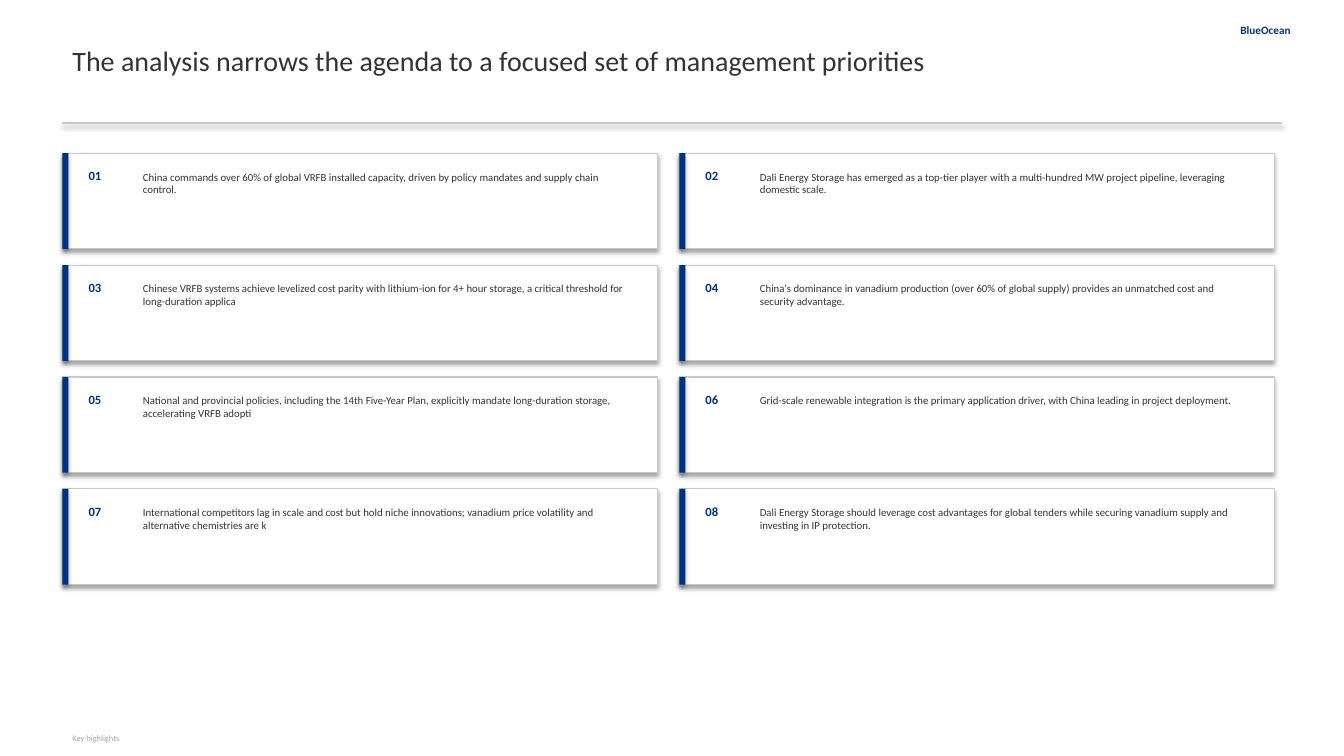
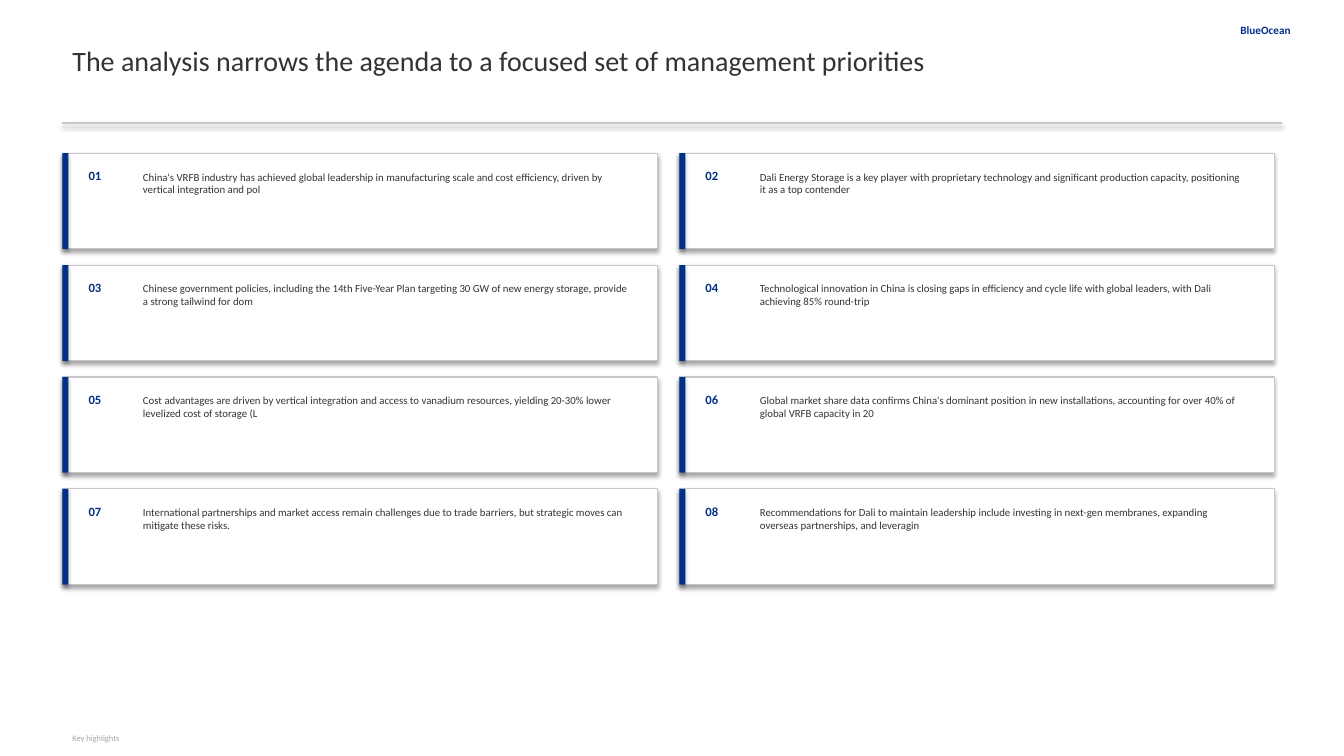
Before and after one commit to Yash-Yelave/gen_rpt, a slide deck: slide 3 of reports/2026-05-06-中国液流钒电池-特别是大力储能-在全球的领先地位/report.pptx. Drawn at 1344x756 pixels with LibreOffice and Linux fonts; fonts in the diff are those of the drawing. Boxes give left, top, right and bottom in pixels: in the first picture for what was removed or moved away, otherwise in the second. Text is boxed around its words. In the diff, an @@ line names an element or a change of style, - is before the commit and + after.

```diff
--- a/reports/2026-05-06-中国液流钒电池-特别是大力储能-在全球的领先地位/report.pptx
+++ b/reports/2026-05-06-中国液流钒电池-特别是大力储能-在全球的领先地位/report.pptx
@@ text at (x1=143, y1=173, x2=602, y2=195): text changed @@
-China commands over 60% of global VRFB installed capacity, driven by policy mandates and supply chain control.
+China's VRFB industry has achieved global leadership in manufacturing scale and cost efficiency, driven by vertical integration and pol
@@ text at (x1=760, y1=173, x2=1240, y2=195): text changed @@
-Dali Energy Storage has emerged as a top-tier player with a multi-hundred MW project pipeline, leveraging domestic scale.
+Dali Energy Storage is a key player with proprietary technology and significant production capacity, positioning it as a top contender
@@ text at (x1=143, y1=284, x2=627, y2=307): text changed @@
-Chinese VRFB systems achieve levelized cost parity with lithium-ion for 4+ hour storage, a critical threshold for long-duration applica
+Chinese government policies, including the 14th Five-Year Plan targeting 30 GW of new energy storage, provide a strong tailwind for dom
@@ text at (x1=760, y1=284, x2=1211, y2=307): text changed @@
-China's dominance in vanadium production (over 60% of global supply) provides an unmatched cost and security advantage.
+Technological innovation in China is closing gaps in efficiency and cycle life with global leaders, with Dali achieving 85% round-trip
@@ text at (x1=143, y1=396, x2=611, y2=419): text changed @@
-National and provincial policies, including the 14th Five-Year Plan, explicitly mandate long-duration storage, accelerating VRFB adopti
+Cost advantages are driven by vertical integration and access to vanadium resources, yielding 20-30% lower levelized cost of storage (L
@@ text at (x1=760, y1=396, x2=1235, y2=419): text changed @@
-Grid-scale renewable integration is the primary application driver, with China leading in project deployment.
+Global market share data confirms China's dominant position in new installations, accounting for over 40% of global VRFB capacity in 20
@@ text at (x1=143, y1=508, x2=622, y2=531): text changed @@
-International competitors lag in scale and cost but hold niche innovations; vanadium price volatility and alternative chemistries are k
+International partnerships and market access remain challenges due to trade barriers, but strategic moves can mitigate these risks.
@@ text at (x1=760, y1=508, x2=1207, y2=531): text changed @@
-Dali Energy Storage should leverage cost advantages for global tenders while securing vanadium supply and investing in IP protection.
+Recommendations for Dali to maintain leadership include investing in next-gen membranes, expanding overseas partnerships, and leveragin
```
Also in this commit, not shown: 8 other slides changed, 4 slides added, 5 slides removed, 40 other files.
